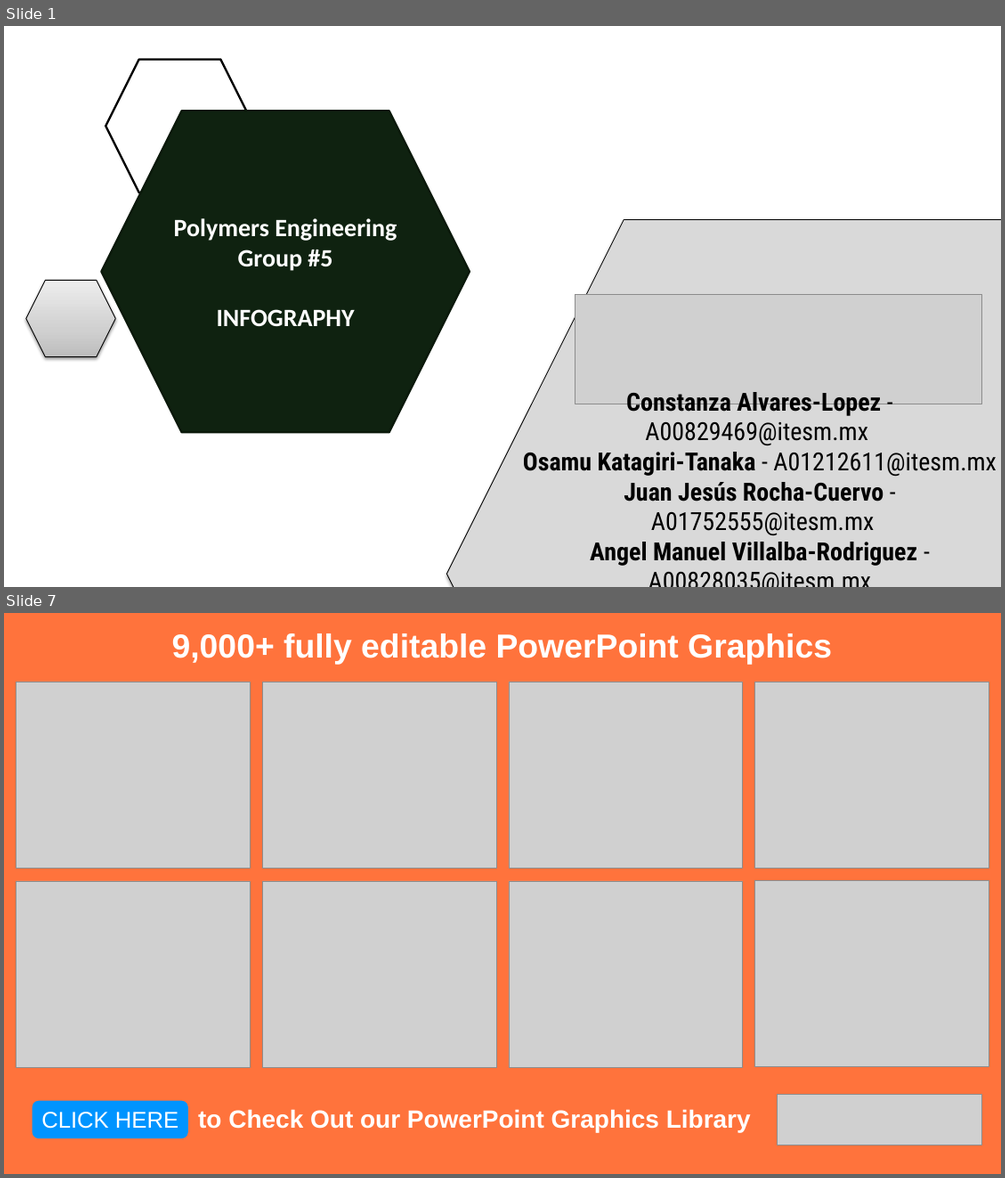
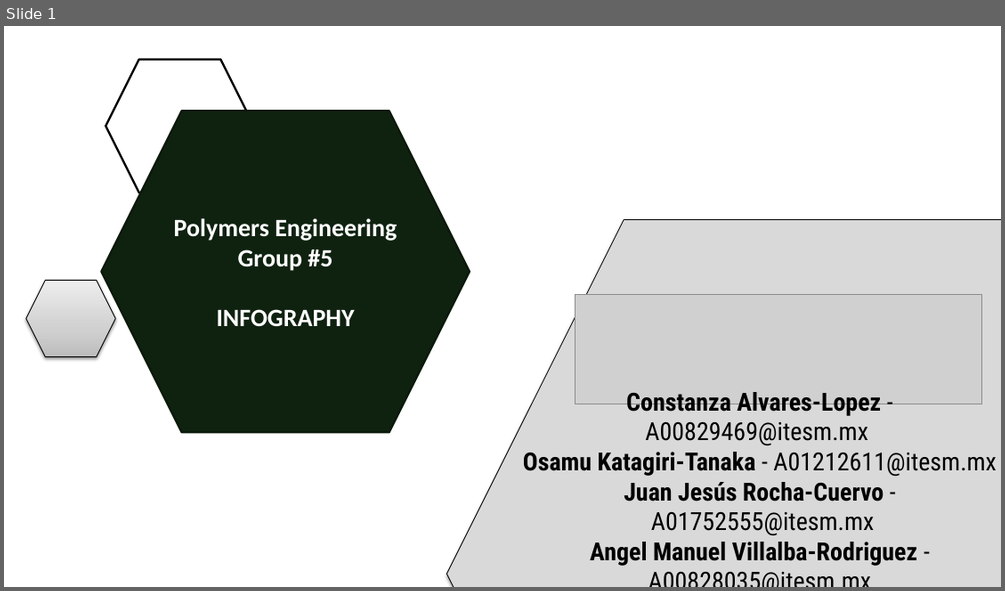
Before and after one commit to KiraSensei13/MNT_ITESM_courses, a slide deck: 3a.1.PlasticsAndCompositesEngineering/8_FinalTerm/0_infography/Team5_infography.pptx. Shown one above the other, each under a label of ours: slides 1 and 7 before the commit, slide 1 after it; the slides between them are not shown. The pictures are 1005x1178 and 1005x591 pixels, drawn with LibreOffice and Linux fonts; fonts in the diff are those of the drawing; grey boxes stand for pictures; background and template pictures are left out. Boxes give left, top, right and bottom in pixels: in the first picture for what was removed or moved away, otherwise in the second. Text is boxed around its words. In the diff, an @@ line names an element or a change of style, - is before the commit and + after.

```diff
--- a/3a.1.PlasticsAndCompositesEngineering/8_FinalTerm/0_infography/Team5_infography.pptx
+++ b/3a.1.PlasticsAndCompositesEngineering/8_FinalTerm/0_infography/Team5_infography.pptx
@@ slide 7 removed at (4,613,1001,1174), background #FFFFFF @@
@@ rectangle removed at (4,613,1001,1174) @@
@@ text removed at (172,633,832,665) @@
-9,000+ fully editable PowerPoint Graphics
@@ picture removed at (16,682,250,868) @@
@@ picture removed at (263,682,496,868) @@
@@ picture removed at (509,682,742,868) @@
@@ picture removed at (755,682,988,868) @@
@@ picture removed at (16,881,250,1067) @@
@@ picture removed at (263,881,496,1067) @@
@@ picture removed at (509,881,742,1067) @@
@@ picture removed at (755,881,988,1067) @@
@@ rounded rectangle removed at (32,1101,188,1138) @@
@@ text removed at (41,1111,178,1128) @@
-CLICK HERE
@@ text removed at (198,1109,751,1132) @@
-to Check Out our PowerPoint Graphics Library
@@ picture removed at (777,1094,982,1144) @@
```
Also in this commit, not shown: 2 slides changed, 2 slides added, 6 other slides removed, 19 other files.
